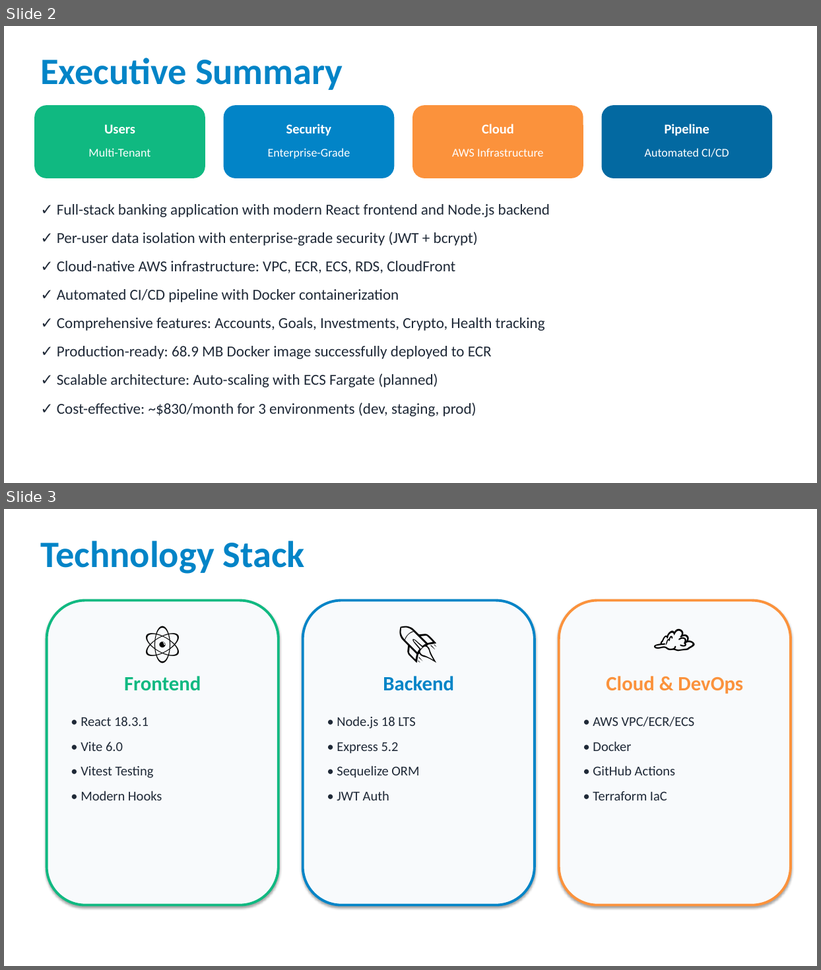
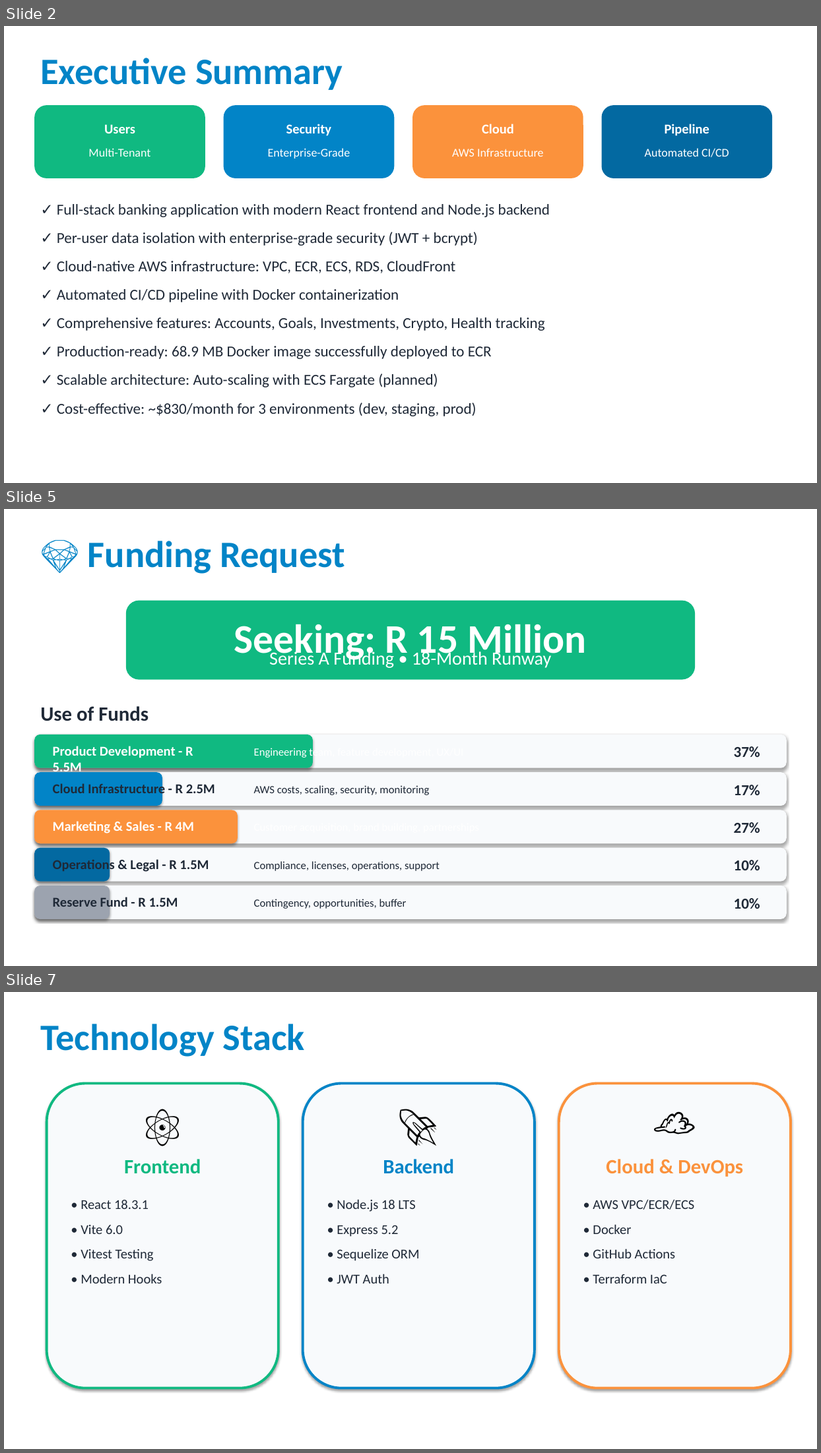
Before and after one commit to J-S-O-N/myrepo, a slide deck: docs/BankApp_Executive_Presentation.pptx. Shown one above the other, each under a label of ours: slides 2 and 3 before the commit, slides 2, 5 and 7 after it; the slides between them are not shown. The pictures are 821x970 and 821x1453 pixels, drawn with LibreOffice and Linux fonts; fonts in the diff are those of the drawing. Boxes give left, top, right and bottom in pixels: in the first picture for what was removed or moved away, otherwise in the second. Text is boxed around its words. In the diff, an @@ line names an element or a change of style, - is before the commit and + after.

```diff
--- a/docs/BankApp_Executive_Presentation.pptx
+++ b/docs/BankApp_Executive_Presentation.pptx
@@ slide 5 added at <box>4,509,817,966</box>, background #FFFFFF @@
@@ text added at <box>88,541,345,574</box>, 44 pt, text #0284C7, bold @@
+💎 Funding Request
@@ rounded rectangle added at <box>126,601,695,680</box>, fill #10B981 @@
@@ text added at <box>234,624,586,663</box>, 48 pt, text #FFFFFF, bold @@
+Seeking: R 15 Million
@@ text added at <box>269,649,551,668</box>, 22 pt, text #FFFFFF @@
+Series A Funding • 18-Month Runway
@@ text added at <box>40,706,149,722</box>, 24 pt, text #1F2937, bold @@
+Use of Funds
@@ rounded rectangle added at <box>34,735,787,768</box>, fill #F8FAFC @@
@@ rounded rectangle added at <box>34,735,313,768</box>, fill #10B981 @@
@@ text added at <box>53,746,193,776</box>, 16 pt, text #FFFFFF, bold @@
+Product Development - R 5.5M
@@ text added at <box>254,747,335,758</box>, 13 pt, text #FFFFFF @@
+Engineering team, feature development, UX/UI
@@ text added at <box>734,747,760,757</box>, 18 pt, text #1F2937, bold @@
+37%
@@ rounded rectangle added at <box>34,772,787,806</box>, fill #F8FAFC @@
@@ rounded rectangle added at <box>34,772,162,806</box>, fill #0284C7 @@
@@ text added at <box>53,782,215,797</box>, 16 pt, text #1F2937, bold @@
+Cloud Infrastructure - R 2.5M
@@ text added at <box>254,786,429,795</box>, 13 pt, text #1F2937 @@
+AWS costs, scaling, security, monitoring
@@ text added at <box>734,785,760,795</box>, 18 pt, text #1F2937, bold @@
+17%
@@ rounded rectangle added at <box>34,811,787,844</box>, fill #F8FAFC @@
@@ rounded rectangle added at <box>34,811,238,844</box>, fill #FB923C @@
@@ text added at <box>53,821,194,834</box>, 16 pt, text #FFFFFF, bold @@
+Marketing & Sales - R 4M
@@ text added at <box>734,823,760,833</box>, 18 pt, text #1F2937, bold @@
+27%
@@ rounded rectangle added at <box>34,848,787,882</box>, fill #F8FAFC @@
@@ rounded rectangle added at <box>34,848,110,882</box>, fill #0369A1 @@
@@ text added at <box>53,858,209,873</box>, 16 pt, text #1F2937, bold @@
+Operations & Legal - R 1.5M
@@ text added at <box>254,861,440,871</box>, 13 pt, text #1F2937 @@
+Compliance, licenses, operations, support
@@ text added at <box>734,860,760,871</box>, 18 pt, text #1F2937, bold @@
+10%
@@ rounded rectangle added at <box>34,886,787,920</box>, fill #F8FAFC @@
@@ rounded rectangle added at <box>34,886,110,920</box>, fill #9CA3AF @@
@@ text added at <box>53,896,178,911</box>, 16 pt, text #1F2937, bold @@
+Reserve Fund - R 1.5M
@@ text added at <box>254,899,407,909</box>, 13 pt, text #1F2937 @@
+Contingency, opportunities, buffer
@@ text added at <box>734,898,760,909</box>, 18 pt, text #1F2937, bold @@
+10%
@@ what was slide 3 is now slide 7 @@
```
Also in this commit, not shown: 3 other slides added, 1 other file.
